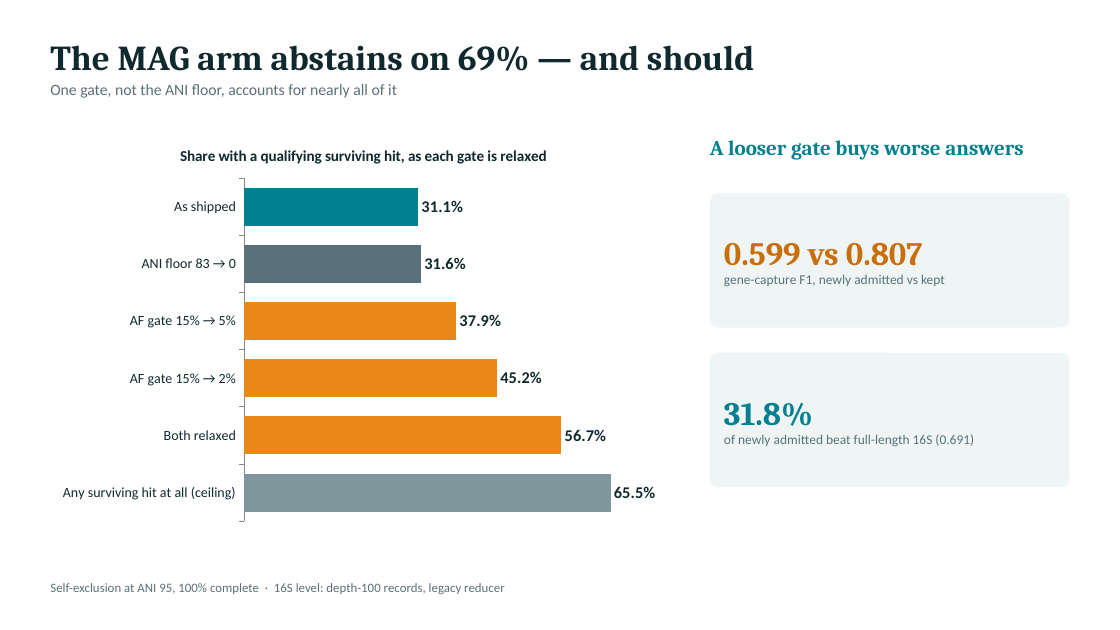
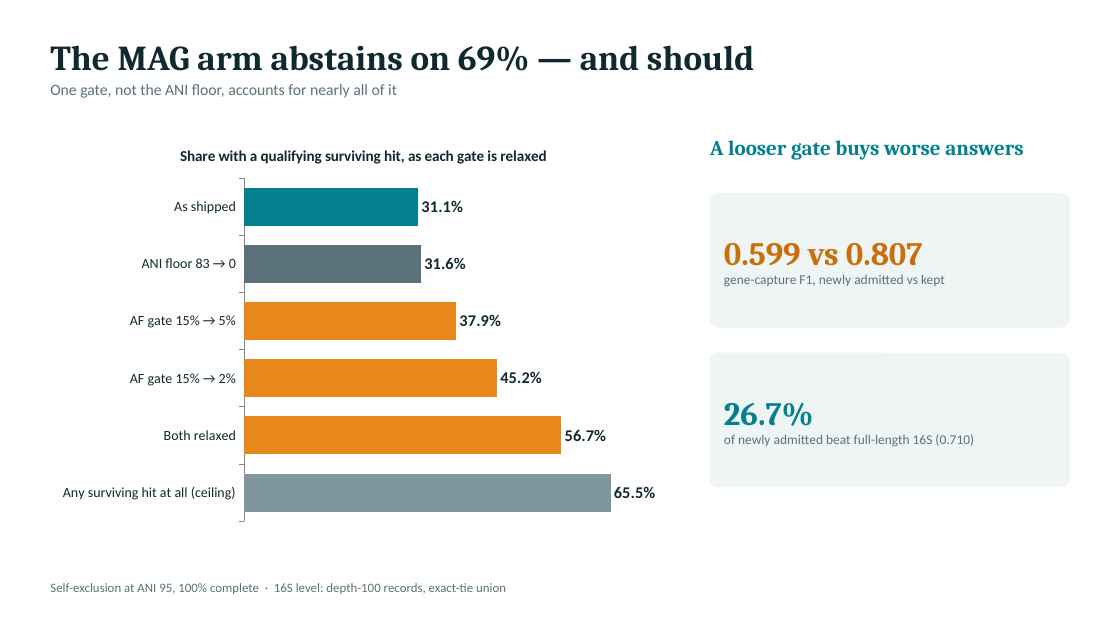
Before and after one commit to freiburgermsu/prFBA, a slide deck: slide 29 of presentations/prFBA_updates_2026-10.pptx. Drawn at 1120x630 pixels with LibreOffice and Linux fonts; fonts in the diff are those of the drawing. Boxes give left, top, right and bottom in pixels: in the first picture for what was removed or moved away, otherwise in the second. Text is boxed around its words. In the diff, an @@ line names an element or a change of style, - is before the commit and + after.

```diff
--- a/presentations/prFBA_updates_2026-10.pptx
+++ b/presentations/prFBA_updates_2026-10.pptx
@@ text in rounded rectangle at [724,403,974,447]: text changed @@
-31.8%
-of newly admitted beat full-length 16S (0.691)
+26.7%
+of newly admitted beat full-length 16S (0.710)
@@ text at [50,583,506,594]: text changed @@
-Self-exclusion at ANI 95, 100% complete · 16S level: depth-100 records, legacy reducer
+Self-exclusion at ANI 95, 100% complete · 16S level: depth-100 records, exact-tie union
```
Also in this commit, not shown: 18 other slides changed, 29 other files.
